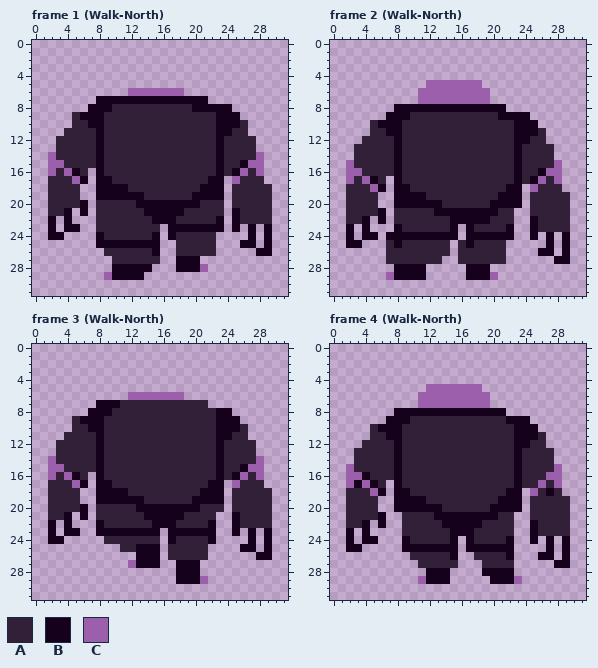
Two versions of one pixel-art file, Assets/Textures/Exports/MeleeWalk.aseprite. Above is the file before it was changed.
32x32 pixels, 22 frames. Shown: frame 1 (Walk-North), frame 2 (Walk-North), frame 3 (Walk-North), frame 4 (Walk-North). The commit also changed other frames, which this record leaves out.
Visible layers, top first: "Rygg Attack/Detaljer", "Rygg Attack/Accent", "Rygg Attack/Kropp", "Soldat M Attac/Detaljer", "Soldat M Attac/Accent", "Soldat M Attac/Kropp", "Soldat M Walk Back/Huvud", "Soldat M Walk Back/LJUS", "Soldat M Walk Back/MÖRK", "Soldat M Walk Back/BAS", "Soldat M Walk/Huvud", "Soldat M Walk/LJUS", "Soldat M Walk/MÖRK", "Soldat M Walk/BAS".
Palette (. is transparent): A #312037  B #16011c  C #9b5fac
Pixels before, frame 1 (Walk-North), first column x 2:
 6 ..........CCCCCCC...........
 7 ......BBBBBBBBBBBBBB........
 8 .....BBBAAAAAAAAAABBBBB.....
 9 ...ABBBAAAAAAAAAAAAAABBB....
10 ...AABBAAAAAAAAAAAAAABBBA...
11 ..AAAABAAAAAAAAAAAAAABBAA...
12 .AAAAABAAAAAAAAAAAAAABAAAA..
13 .AAAAABAAAAAAAAAAAAAABAAAA..
14 CAAAAABAAAAAAAAAAAAAABAAAAC.
15 CCAAAABAAAAAAAAAAAAAABAABCC.
16 CACBA.BAAAAAAAAAAAAAABABCAC.
17 AAACB.BBAAAAAAAAAAAABB.CAAA.
18 AAAA..BBBBAAAAAAAAABBB.AAAAA
19 AAAA..BBBBBBAAAAAABBBB.AAAAA
20 AAAAB.AAAAABBBBBBBBAAA.AAAAA
21 AAB.B.AAAAAABBBBBAAAAA.BAAAA
22 B.B...AAAAAAABBBAAAAAB.BAAAA
23 B.BB..AAAAAAAA.BBBBBBB.B.B.B
24 BB....BAAAAAAB.BAAAAA....B.B
25 ......BBBBBBBB..AAAAA...BB.B
26 .......AAAAAAB..AAAAA.....BB
27 ........AAAAAA..BBB.........
28 ........BBBBB...BBBC........
29 .......CBBBB................
Pixels before, frame 2 (Walk-North), first column x 2:
 5 ..........CCCCCCC...........
 6 .........CCCCCCCCC..........
 7 .........CCCCCCCCC..........
 8 ......BBBBBBBBBBBBBB........
 9 .....BBBAAAAAAAAAAABBBB.....
10 ...ABBBAAAAAAAAAAAAAABBB....
11 ...AABBAAAAAAAAAAAAAABBBA...
12 ..AAAABAAAAAAAAAAAAAABBAA...
13 .AAAAABAAAAAAAAAAAAAABAAAA..
14 .AAAAABAAAAAAAAAAAAAABAAAA..
15 CAAAAABAAAAAAAAAAAAAABAAAAC.
16 CCAAAABAAAAAAAAAAAAAABAABCC.
17 CACBA.BAAAAAAAAAAAAAABABCAC.
18 AAACB.BBAAAAAAAAAAAABB.CAAA.
19 AAAA..BBBBAAAAAAAAABBB.AAAAA
20 AAAA..BBBBBBAAAAAABBBB.AAAAA
21 AAAAB.AAAAABBBBBBBBAA..AAAAA
22 AAB.B.AAAAAAABBBBBAAA..BAAAA
23 B.B...BAAAAAAB.BAAAAB..BAAAA
24 B.BB.BBBBBBBBB.BBBBBB..B.B.B
25 BB...ABAAAAAA.ABAAAA.....B.B
26 .....AAAAAAAA.AAAAAA....BB.B
27 .....AAAAAAA..AAAAAA......BB
28 ......BBBB.....BBB..........
29 .....CBBBB.....BBBC.........
Pixels before, frame 3 (Walk-North), first column x 2:
 6 ..........CCCCCCC...........
 7 ......BBBAAAAAAAAAAA........
 8 .....BBBAAAAAAAAAAAAABB.....
 9 ...ABBBAAAAAAAAAAAAAABBB....
10 ...AABBAAAAAAAAAAAAAABBBA...
11 ..AAAABAAAAAAAAAAAAAABBAA...
12 .AAAAABAAAAAAAAAAAAAABAAAA..
13 .AAAAABAAAAAAAAAAAAAABAAAA..
14 CAAAAABAAAAAAAAAAAAAABAAAAC.
15 CCAAAABAAAAAAAAAAAAAABAABCC.
16 CACBA.BAAAAAAAAAAAAAABABCAC.
17 AAACB.BBAAAAAAAAAAAABB.CAAA.
18 AAAA..BBBBAAAAAAAAABBB.AAAAA
19 AAAA..BBBBBBAAAAAABBBB.AAAAA
20 AAAAB.AAAAABBBBBBBBAAA.AAAAA
21 AAB.B.AAAAAABBBBBAAAA..BAAAA
22 B.B...BAAAAAABBBAAAAB..BAAAA
23 B.BB..BBBBBBBB.BBBBBB..B.B.B
24 BB.....AAAAAAA.BAAAAB....B.B
25 .........AABBB.AAAAA....BB.B
26 ...........BBB.AAAAA......BB
27 ..........CBBB..BBB.........
28 ................BBB.........
29 ................BBBC........
Pixels before, frame 4 (Walk-North), first column x 2:
 5 ..........CCCCCCC...........
 6 .........CCCCCCCCC..........
 7 .........CCCCCCCCC..........
 8 ......BBBBBBBBBBBBBB........
 9 .....BBBAAAAAAAAAAAABBB.....
10 ...ABBBAAAAAAAAAAAAAABBB....
11 ...AABBAAAAAAAAAAAAAABBBA...
12 ..AAAABAAAAAAAAAAAAAABBAA...
13 .AAAAABAAAAAAAAAAAAAABAAAA..
14 .AAAAABAAAAAAAAAAAAAABAAAA..
15 CAAAAABAAAAAAAAAAAAAABAAAAC.
16 CCBAAABAAAAAAAAAAAAAABAAACC.
17 CBCBA.BAAAAAAAAAAAAAABAACAC.
18 AAACB.BBAAAAAAAAAAAABB.CABA.
19 AAAA..BBBBAAAAAAAAABBB.AAAAA
20 AAAA..BBBBBBAAAAAABBBB.AAAAA
21 AAAAB..AAAABBBBBBBBAA..AAAAA
22 AAB.B..AAAAABBBBBAAAA..BAAAA
23 B.B....AAAAAABBBAAAAA..BAAAA
24 B.BB...BAAAAAB.BAAAAB..B.B.B
25 BB.....BBBBBBB.BBBBBB....B.B
26 ........AAAAAB..AAAAB...BB.B
27 .........AAAAA...AAAA.....BB
28 ..........BBB....BBBB.......
29 .........CBBB.....BBBC......
The same view after the edit:
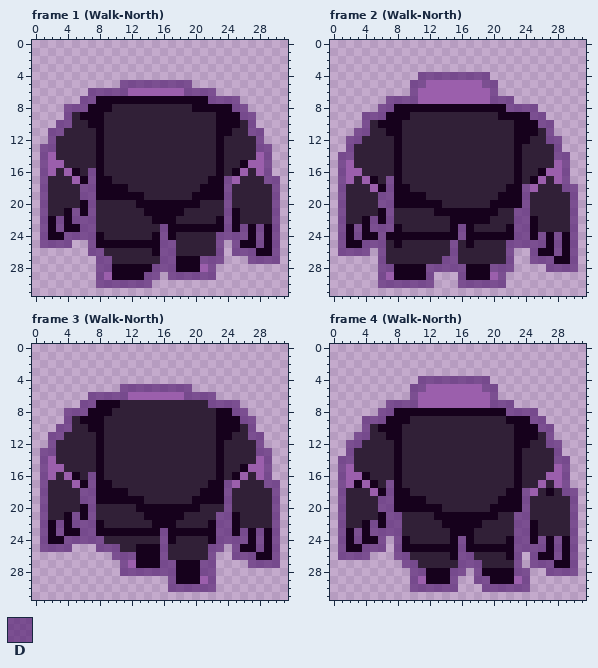
Colours new in this view: D #552072a8
Commit: Added outline to melee enemy
Diff:
layer "Layer 2" added
Changed rows in their new state; - is an unchanged pixel.
Frame 1 (Walk-North), layer "Layer 2":
first column x 1:
 5 ----------DDDDDDDDD-----------
 6 ------DDDDD-------DDDD--------
 7 -----DD--------------DDDD-----
 8 ---DDD------------------DD----
 9 ---D---------------------DD---
10 --DD----------------------D---
11 -DD-----------------------DD--
12 -D-------------------------D--
13 DD-------------------------DD-
14 D---------------------------D-
15 D---------------------------D-
16 D-----D---------------------D-
17 D-----D----------------D----DD
18 D----DD----------------D-----D
19 D----DD----------------D-----D
20 D-----D----------------D-----D
21 D---D-D----------------D-----D
22 D-D-DDD----------------D-----D
23 D-D--DD--------D-------D-D-D-D
24 D--DDDD--------D------DDDD-D-D
25 DDDD--D--------DD-----D-D--D-D
26 ------DD-------DD-----D-DDD--D
27 -------DD------DD---DDD---DDDD
28 -------DD-----DDD----D--------
29 -------D-----DD-DDDDDD--------
30 -------DDDDDDD----------------
Frame 2 (Walk-North), layer "Layer 2":
first column x 1:
 4 ----------DDDDDDDDD-----------
 5 ---------DD-------DD----------
 6 ---------D---------D----------
 7 ------DDDD---------DDD--------
 8 -----DD--------------DDDD-----
 9 ---DDD------------------DD----
10 ---D---------------------DD---
11 --DD----------------------D---
12 -DD-----------------------DD--
13 -D-------------------------D--
14 DD-------------------------DD-
15 D---------------------------D-
16 D---------------------------D-
17 D-----D---------------------D-
18 D-----D----------------D----DD
19 D----DD----------------D-----D
20 D----DD----------------D-----D
21 D-----D---------------DD-----D
22 D---D-D---------------DD-----D
23 D-D-DDD--------D------DD-----D
24 D-D--D---------D------DD-D-D-D
25 D--DDD--------D------DDDDD-D-D
26 DDDD-D--------D------D--D--D-D
27 -----D-------DD------D--DDD--D
28 -----DD----DDDDD---DDD----DDDD
29 -----D-----D---D----D---------
30 -----DDDDDDD---DDDDDD---------
Frame 3 (Walk-North), layer "Layer 2":
first column x 1:
 5 ----------DDDDDDDDD-----------
 6 ------DDDDD-------DDDD--------
 7 -----DD--------------DDDD-----
 8 ---DDD------------------DD----
 9 ---D---------------------DD---
10 --DD----------------------D---
11 -DD-----------------------DD--
12 -D-------------------------D--
13 DD-------------------------DD-
14 D---------------------------D-
15 D---------------------------D-
16 D-----D---------------------D-
17 D-----D----------------D----DD
18 D----DD----------------D-----D
19 D----DD----------------D-----D
20 D-----D----------------D-----D
21 D---D-D---------------DD-----D
22 D-D-DDD---------------DD-----D
23 D-D--DD--------D------DD-D-D-D
24 D--DDDDD-------D------DDDD-D-D
25 DDDD---DDD-----D-----DD-D--D-D
26 ---------DDD---D-----D--DDD--D
27 ----------D----DD---DD----DDDD
28 ----------DDDDDDD---DD--------
29 ----------------D----D--------
30 ----------------DDDDDD--------
Frame 4 (Walk-North), layer "Layer 2":
first column x 1:
 4 ----------DDDDDDDDD-----------
 5 ---------DD-------DD----------
 6 ---------D---------D----------
 7 ------DDDD---------DDD--------
 8 -----DD--------------DDDD-----
 9 ---DDD------------------DD----
10 ---D---------------------DD---
11 --DD----------------------D---
12 -DD-----------------------DD--
13 -D-------------------------D--
14 DD-------------------------DD-
15 D---------------------------D-
16 D---------------------------D-
17 D-----D---------------------D-
18 D-----D----------------D----DD
19 D----DD----------------D-----D
20 D----DD----------------D-----D
21 D-----DD--------------DD-----D
22 D---D-DD--------------DD-----D
23 D-D-DDDD--------------DD-----D
24 D-D--D-D-------D------DD-D-D-D
25 D--DDD-D-------D------DDDD-D-D
26 DDDD---DD------DD-----D-D--D-D
27 --------DD-----DDD----D-DDD--D
28 ---------DD---DD-D----DD--DDDD
29 ---------D----D--DD----D------
30 ---------DDDDDD---DDDDDD------
